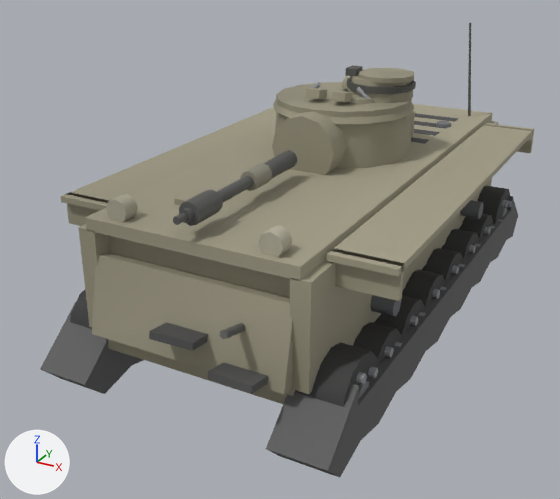
The glTF model client/assets/models/chiha.glb as it was, and as the next commit left it.
The view is the same before and after, from a camera (50 mm lens) standing at (3.48, -7.48, 4.3) and looking at (-0.33, -0.55, 0.84). The lights are fixed; the arrows at lower left show +X, +Y and +Z. The older version comes first. Where no turn or scale is listed for an object, it has been applied to the vertices. Vertices at exactly the same position are counted once.

Names of what the first picture shows: 'barrel', 'glacis', 'hullSide', 'hullTop', 'lowerPlate', 'mantlet', 'tracks', 'turretFront', 'turretRoof', 'wheel11', 'wheel13', 'wheel14' and 9 more.
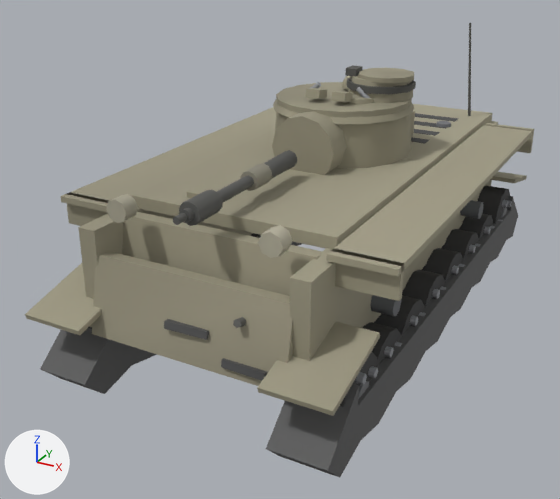
What differs and where, as boxes (x1, y1, x2, y2) in the pictures (560 x 499 px; the box of a moved part takes in the faces that stretch with it):
'tracks', reshaped (8% taller): before (40, 196, 518, 478); after (25, 172, 527, 478)
'hullTop', reshaped (12% narrower, 18% shorter): before (85, 104, 492, 280); after (132, 104, 492, 249)
'glacis', reshaped (7% wider, 8% shorter): before (108, 189, 295, 404); after (122, 183, 322, 381)
part 1 of me_mesh_16, added: after (25, 172, 527, 416)
part 2 of me_mesh_18, moved or reshaped: before (108, 236, 295, 404); after (122, 212, 322, 296)
part 3 of me_mesh_18, moved or reshaped (mostly hidden): before (174, 189, 204, 205); after (187, 183, 224, 198)
part 4 of me_mesh_18, moved or reshaped: before (220, 323, 245, 339); after (233, 317, 246, 328)
part 5 of me_mesh_18, moved or reshaped: before (149, 322, 208, 351); after (164, 319, 209, 340)
part 6 of me_mesh_18, moved or reshaped: before (208, 363, 268, 394); after (221, 358, 268, 381)
'wheel14', unchanged, covered by the edit: before (296, 343, 378, 407); after (340, 351, 378, 407)

What the commit changed:
me_mesh_16 is used by ob_tracks; location (0.0, 0.0, 0.0).
me_mesh_16 had 156 vertices, 288 faces and spanned x -1.5..1.5, y -3.1..3.1, z 0.1..1.07.
me_mesh_16 now has 188 vertices, 336 faces and spans x -1.54..1.54, y -3.14..3.1, z 0.1..1.16.
Part 1, on me_mesh_16:
16 vertices are added at x -1.54..0.9, y -3.14..3.1, z 0.88..1.16.
16 new vertices lie (0.64, 0.0, 0.0) away from vertices in x -1.54..0.9, y -3.14..3.1, z 0.88..1.16.
48 new faces join them.
me_mesh_18 is used by ob_glacis; location (0.0, 0.0, 0.0).
me_mesh_18 had 80 vertices, 132 faces and spanned x -1.0..1.0, y -3.12..-1.8, z 0.51..1.88.
me_mesh_18 now has 80 vertices, 132 faces and spans x -1.0..1.0, y -2.92..-1.6, z 0.53..1.88.
me_mesh_18 part 2: the loose piece of 8 vertices spanning x -1.0..1.0, y -2.75..-2.35, z 0.51..1.75 is scaled about its middle by (1, 0.987, 0.975), then moved by (0.0, 0.2, 0.01).
me_mesh_18 part 3: the loose piece of 8 vertices spanning x -0.57..-0.27, y -2.1..-1.8, z 1.75..1.88 is moved by (0.0, 0.2, 0.0).
me_mesh_18 part 4: the loose piece of 14 vertices spanning x 0.52..0.59, y -3.07..-2.61, z 1.11..1.3 is moved by (0.0, 0.2, 0.0).
me_mesh_18 part 5: the loose piece of 8 vertices spanning x -0.21..0.25, y -3.09..-2.27, z 0.89..1.1 is moved by (0.0, 0.2, 0.0).
me_mesh_18 part 6: the loose piece of 8 vertices spanning x 0.41..0.86, y -3.12..-2.3, z 0.7..0.9 is moved by (0.0, 0.2, 0.0).
Other edits to the shape of me_mesh_18 do not show in these pictures.
me_mesh_21 is used by ob_hulltop; location (0.0, 0.0, 0.0).
Before the commit, vertices of me_mesh_21: 0 (1.06, -2.75, 1.83) at pixel (300, 266), 1 (1.06, -2.75, 1.71) at pixel (300, 281), 6 (-1.06, -2.75, 1.83) at pixel (84, 217), 7 (-1.06, -2.75, 1.71) at pixel (86, 230).
me_mesh_21 had 76 vertices, 124 faces and spanned x -1.06..1.06, y -2.75..2.75, z 1.71..1.87.
me_mesh_21 now has 76 vertices, 124 faces and spans x -1.06..1.06, y -2.1..2.75, z 1.71..1.87.
Part 7, on me_mesh_21:
Vertices 0, 1, 6, 7 of me_mesh_21 move by (0.0, 0.65, 0.0).
